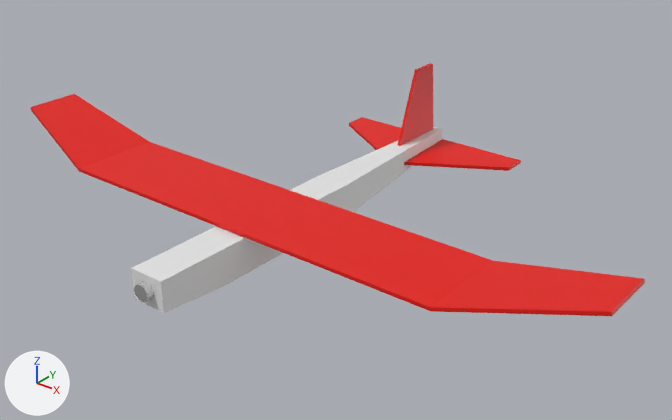
What one commit did to the glTF model Art/Aircraft.glb.
One viewpoint serves both versions: a 50 mm lens placed at (0.742, -0.75, 0.545), pointed at (0.028, 0.143, -0.009). The lights are fixed; the arrows at lower left show +X, +Y and +Z. Where no turn or scale is listed for an object, it has been applied to the vertices.

Before the edit, the objects in view are built like this:
```python
me_cube = bpy.data.meshes.new('Cube')
me_cube.from_pydata(...)  # 24 vertices, 44 faces; spans x -0.025..0.025, y -0.3..0.3, z -0.025..0.025
me_cube.materials.append(mat_body)  # white #e7e7e7
me_plane = bpy.data.meshes.new('Plane')
me_plane.from_pydata(...)  # 12 vertices, 20 faces; spans x -0.15..0.15, y -0.044..0.075, z 0.0..0.005
me_plane.materials.append(mat_bright)  # red #e70f00
me_plane_002 = bpy.data.meshes.new('Plane.002')
me_plane_002.from_pydata(...)  # 20 vertices, 38 faces; spans x -0.471..0.471, y -0.065..0.065, z -0.005..0.039
me_plane_002.materials.append(mat_bright)  # red #e70f00
ob_fuselage = bpy.data.objects.new('Fuselage', me_cube)
ob_fuselage.location = (0.0, 0.133, -0.007)
ob_horizontal_stab = bpy.data.objects.new('Horizontal Stab', me_plane)
ob_horizontal_stab.location = (0.0, 0.361, -0.005)
ob_wing = bpy.data.objects.new('Wing', me_plane_002)
ob_wing.location = (0.0, 0.033, 0.024)
# also in view: 'Vertical Stab' at (-0.002, 0.376, 0.063)
```
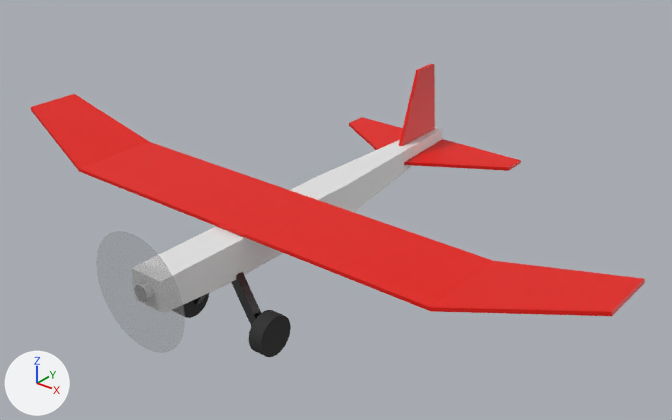
Pixel boxes (x1, y1, x2, y2) of what changed, in the pictures (672 x 420 px):
'Propeller', added: after (96, 231, 185, 353)
'Wheel', added (black): after (183, 293, 291, 357)
'Landing Gear', added: after (192, 272, 261, 326)

The edits, one by one:
Material 'Propeller' (mat_propeller) is new.
Its base color is (0.346, 0.346, 0.346) (grey #9f9f9f).
Its alpha is 0.414.
Material 'Landing Gear' (mat_landing_gear) is new.
Its base color is (0.149, 0.149, 0.149) (dark grey #6c6c6c).
Its metallic is 1.0.
Its roughness is 0.245.
Its ior is 1.45.
Its transmission weight is 0.468.
Material 'Wheels' (mat_wheels) is new.
Its base color is (0.0258, 0.0258, 0.0258) (black #2d2d2d).
Its roughness is 0.859.
Mesh me_circle is new.
It has 33 vertices, 32 faces and spans x -0.075..0.075, y 0.0, z -0.075..0.075.
It uses material mat_propeller (grey #9f9f9f).
Mesh me_cube_001 is new.
It has 16 vertices, 24 faces and spans x -0.0996..0.0295, y -0.0059..0.0059, z -0.0389..0.0389.
It uses material mat_landing_gear (dark grey #6c6c6c).
Mesh me_cylinder_001 is new.
It has 128 vertices, 248 faces and spans x -0.154..0.01, y -0.027..0.027, z -0.027..0.027.
It uses material mat_wheels (black #2d2d2d).
Object 'Propeller' (ob_propeller) is new; it shows me_circle.
Its location is (0.0, -0.179, 0.0).
Object 'Landing Gear' (ob_landing_gear) is new; it shows me_cube_001.
Its location is (0.035, -0.044, -0.06).
Object 'Wheel' (ob_wheel) is new; it shows me_cylinder_001.
Its location is (0.072, -0.043, -0.095).
